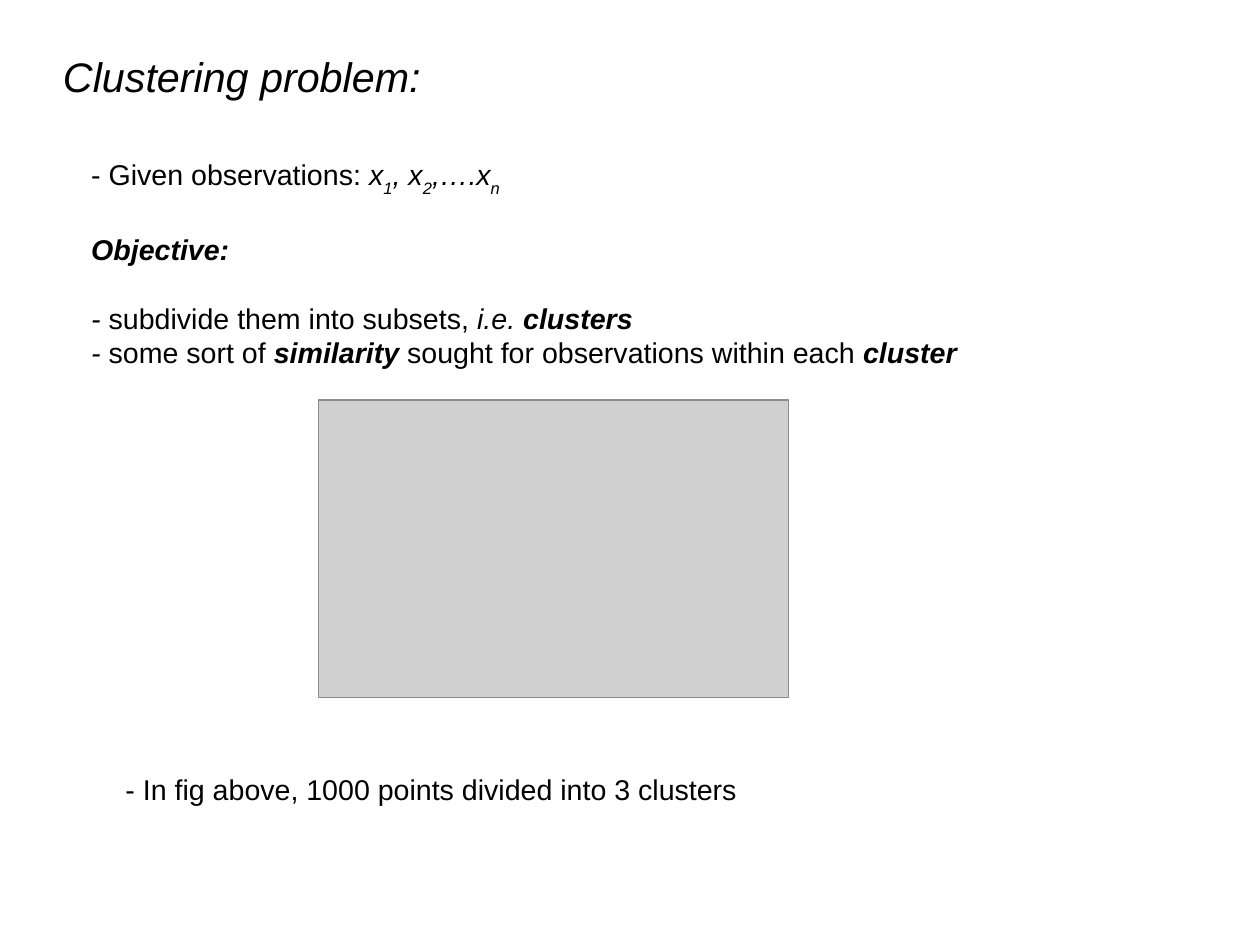
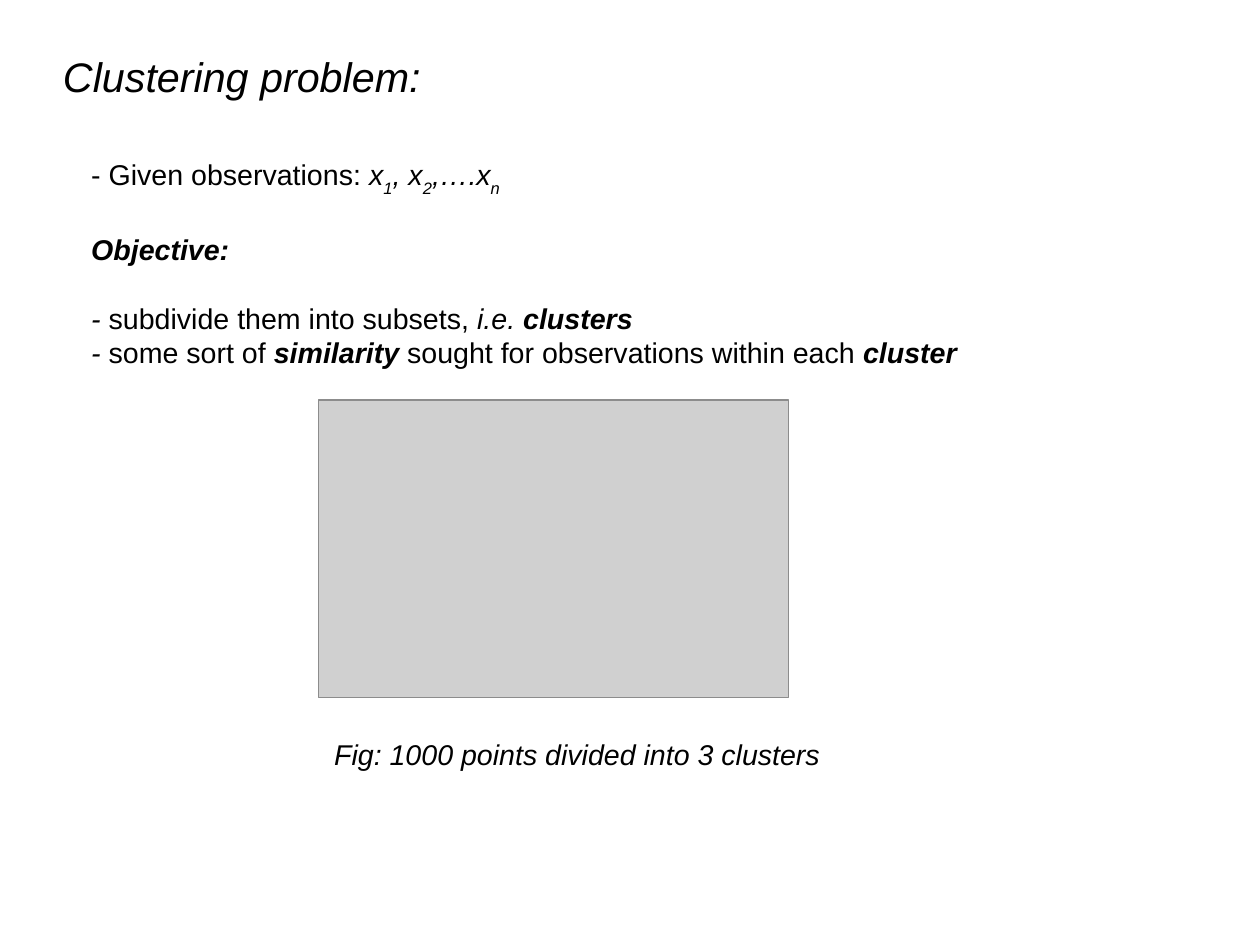
Before and after one commit to afcarl/Dirichlet_Processes, a slide deck: slide 3 of version_2.odp. Drawn at 1260x945 pixels with LibreOffice and Linux fonts; fonts in the diff are those of the drawing; grey boxes stand for pictures. Boxes give left, top, right and bottom in pixels: in the first picture for what was removed or moved away, otherwise in the second. Text is boxed around its words. In the diff, an @@ line names an element or a change of style, - is before the commit and + after.

```diff
--- a/version_2.odp
+++ b/version_2.odp
@@ text at (334,744,819,771): text changed; italic on @@
-- In fig above, 1000 points divided into 3 clusters
+Fig: 1000 points divided into 3 clusters
```
Also in this commit, not shown: 2 other slides changed, 3 slides added, 1 slide removed.
